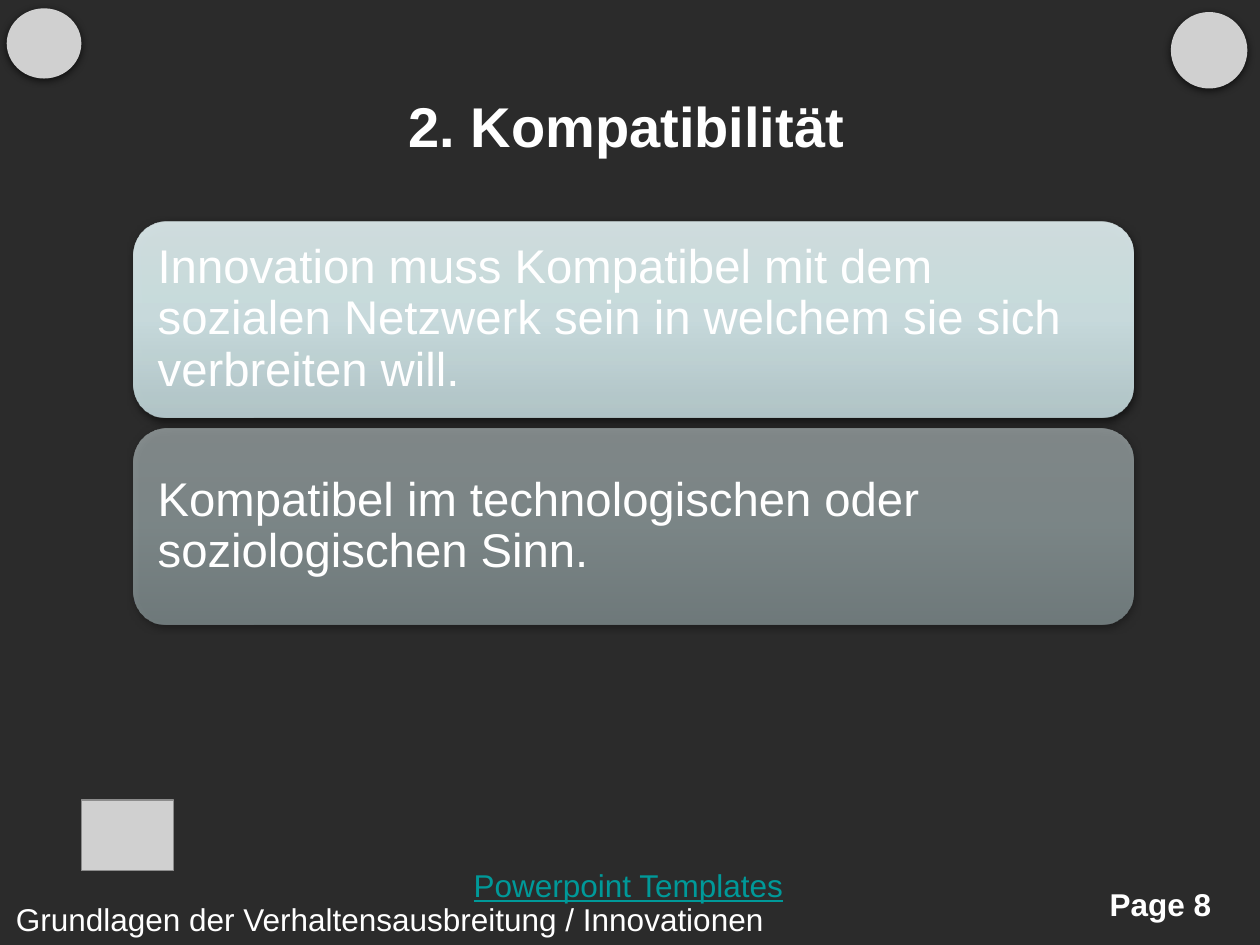
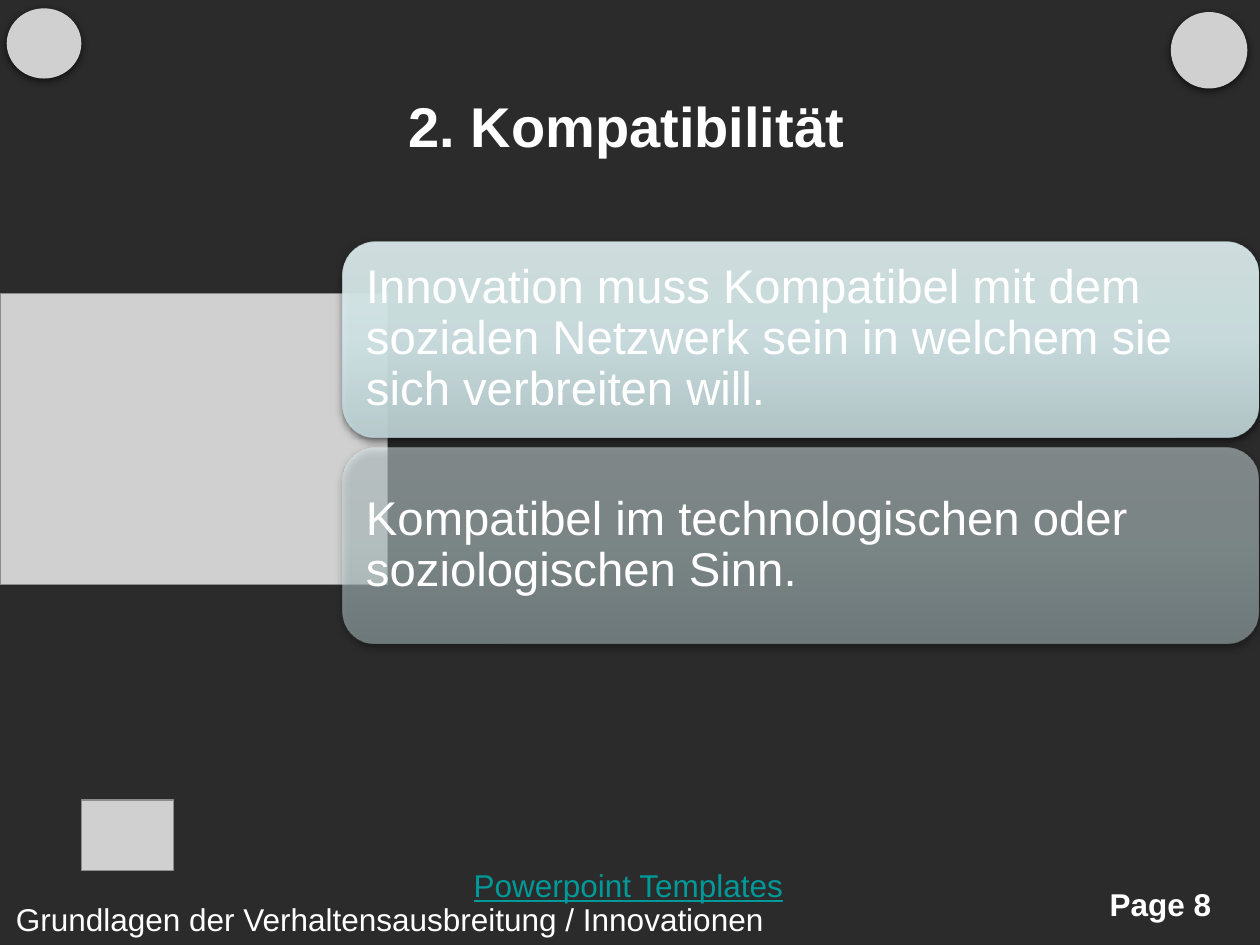
Before and after one commit to BlindSide89/Simple, a slide deck: slide 8 of Presentations/PresentationNEWStyle.pptx. Drawn at 1260x945 pixels with LibreOffice and Linux fonts; fonts in the diff are those of the drawing; grey boxes stand for pictures; background and template pictures are left out; a plain dark background stands for a picture behind light text. Boxes give left, top, right and bottom in pixels: in the first picture for what was removed or moved away, otherwise in the second. Text is boxed around its words. In the diff, an @@ line names an element or a change of style, - is before the commit and + after.

```diff
--- a/Presentations/PresentationNEWStyle.pptx
+++ b/Presentations/PresentationNEWStyle.pptx
@@ rounded rectangle: place and size @@
-rounded rectangle at <box>134,222,1134,417</box>
+rounded rectangle at <box>343,242,1259,437</box>
@@ text "Innovation muss Kompatibel mit dem ..." rewrapped from <box>158,249,1061,386</box> to <box>366,269,1172,405</box> @@
@@ picture added at <box>0,294,387,585</box> @@
@@ rounded rectangle: place and size @@
-rounded rectangle at <box>134,428,1134,624</box>
+rounded rectangle at <box>343,449,1259,644</box>
@@ text "Kompatibel im technologischen oder soziologischen ..." rewrapped from <box>158,482,919,576</box> to <box>366,498,1128,596</box> @@
```
Also in this commit, not shown: 38 other slides changed, 10 slides added, 3 slides removed, 1 other file.
